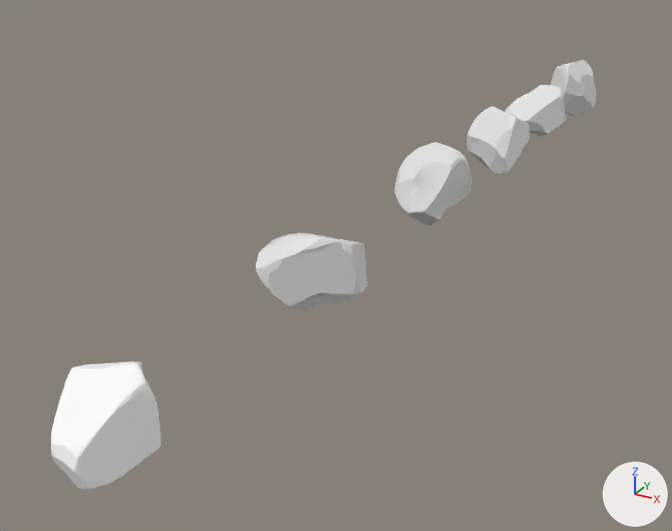
Two versions of the glTF model public/models/asteroids.glb, one commit apart.
Camera for both pictures: a camera (50 mm lens) standing at (9.4, -36.6, 8.4) and looking at (-2.0, -15.8, -2.0). Lighting does not change. The marker at lower right points along +X, +Y and +Z.
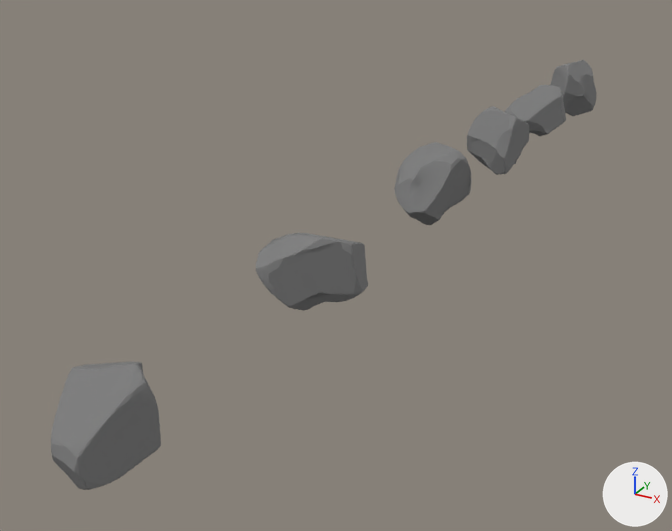
What the commit changed:
Material 'Material' (mat_material) changes colour from white #ffffff to grey #7e7e7e; in linear values from (1.0, 1.0, 1.0) to (0.209, 0.209, 0.209).
me_cube has 560 vertices, 1116 faces and spans x -0.93..0.91, y -1.01..0.94, z -1.1..1.05.
me_cube now uses material mat_material (grey #7e7e7e).
me_cube_004 has 293 vertices, 582 faces and spans x -1.04..0.98, y -1.14..1.02, z -0.89..0.98.
me_cube_004 now uses material mat_material (grey #7e7e7e).
me_cube_005 has 345 vertices, 686 faces and spans x -0.94..0.85, y -0.88..0.78, z -1.03..1.1.
me_cube_005 now uses material mat_material (grey #7e7e7e).
me_cube_006 has 143 vertices, 280 faces and spans x -1.01..1.0, y -1.13..1.03, z -1.13..1.06.
me_cube_006 now uses material mat_material (grey #7e7e7e).
me_cube_007 has 332 vertices, 660 faces and spans x -1.12..1.16, y -1.1..1.08, z -0.93..0.92.
me_cube_007 now uses material mat_material (grey #7e7e7e).

Pixel boxes (x1, y1, x2, y2) of what changed, in the pictures (672 x 531 px):
'Cube.005', recoloured (white to grey)
    both: (51, 362, 161, 490)
'Cube.004', recoloured
    both: (256, 233, 368, 311)
'Cube.003', recoloured (white to grey)
    both: (394, 142, 471, 225)
'Cube.002', recoloured (white to grey)
    both: (467, 106, 529, 175)
'Cube.001', recoloured (white to grey)
    both: (505, 85, 566, 136)
'Cube', recoloured
    both: (550, 60, 597, 116)
